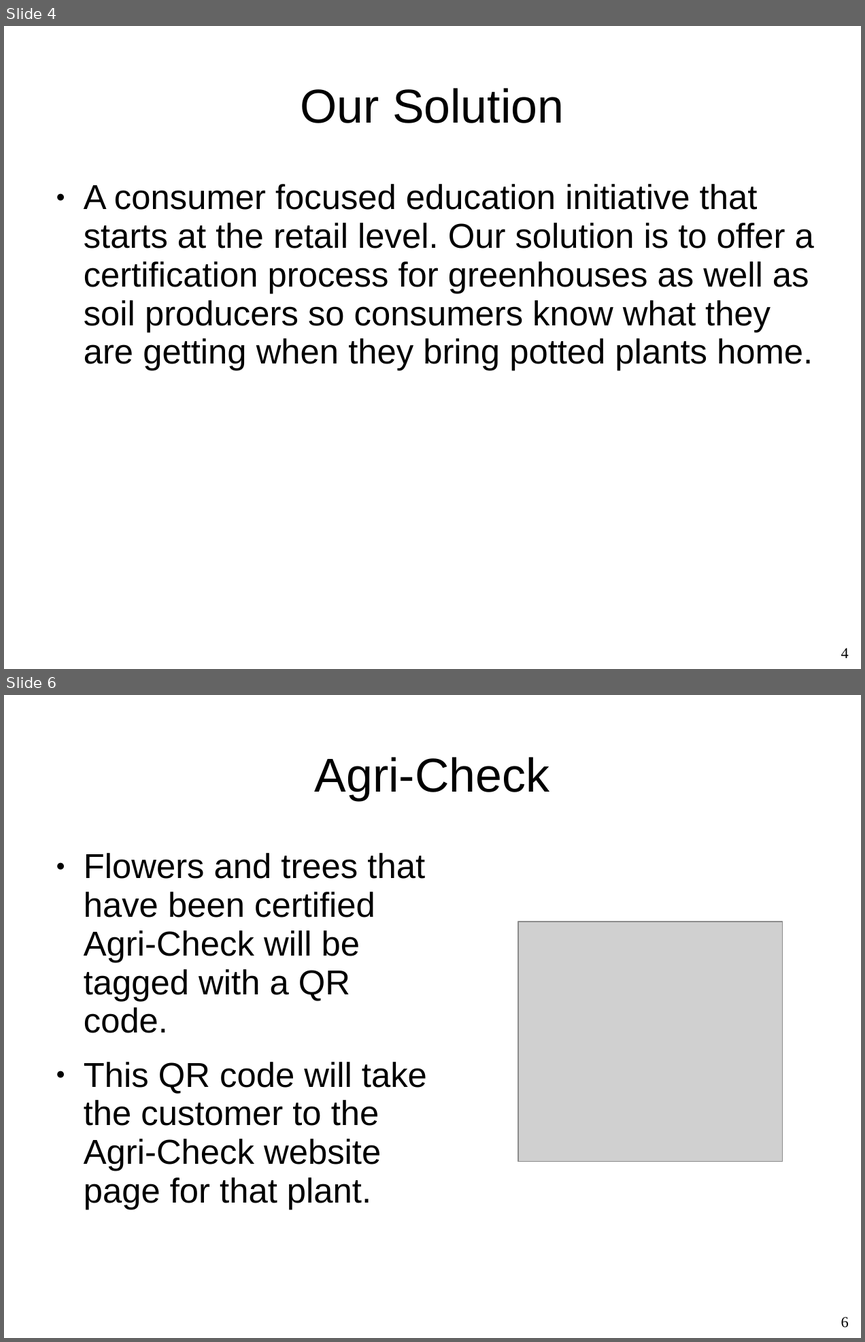
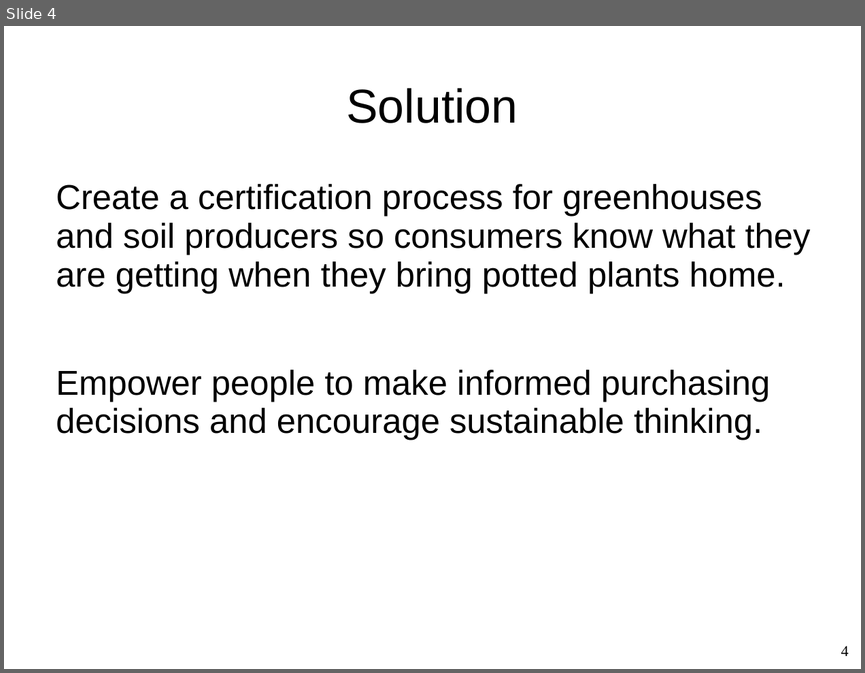
Before and after one commit to Whiteat/Hackathon2019, a slide deck: Presentation.ppt. Shown one above the other, each under a label of ours: slides 4 and 6 before the commit, slide 4 after it; the slides between them are not shown. The pictures are 865x1342 and 865x673 pixels, drawn with LibreOffice and Linux fonts; fonts in the diff are those of the drawing; grey boxes stand for pictures; background and template pictures are left out. Boxes give left, top, right and bottom in pixels: in the first picture for what was removed or moved away, otherwise in the second. Text is boxed around its words. In the diff, an @@ line names an element or a change of style, - is before the commit and + after.

```diff
--- a/Presentation.ppt
+++ b/Presentation.ppt
@@ slide 6 removed at (4,695,861,1338), background picture (left out) @@
@@ title removed at (315,757,549,800) @@
-Agri-Check
@@ text removed at (84,853,427,1209) @@
-● Flowers and trees that have been certified Agri-Check will be tagged with a QR code.
-● This QR code will take the customer to the Agri-Check website page for that plant.
@@ picture removed at (518,921,783,1161) @@
@@ page number removed at (841,1317,849,1327) @@
-6
@@ slide 4 changed as well @@
@@ title at (346,88,517,123): text changed @@
-Our Solution
+Solution
@@ text at (56,184,810,440): text changed @@
-● A consumer focused education initiative that starts at the retail level. Our solution is to offer a certification process for greenhouses as well as soil producers so consumers know what they are getting when they bring potted plants home.
+Create a certification process for greenhouses and soil producers so consumers know what they are getting when they bring potted plants home.
+Empower people to make informed purchasing decisions and encourage sustainable thinking.
```
Also in this commit, not shown: 4 other slides changed, 3 slides added, 2 other slides removed.
